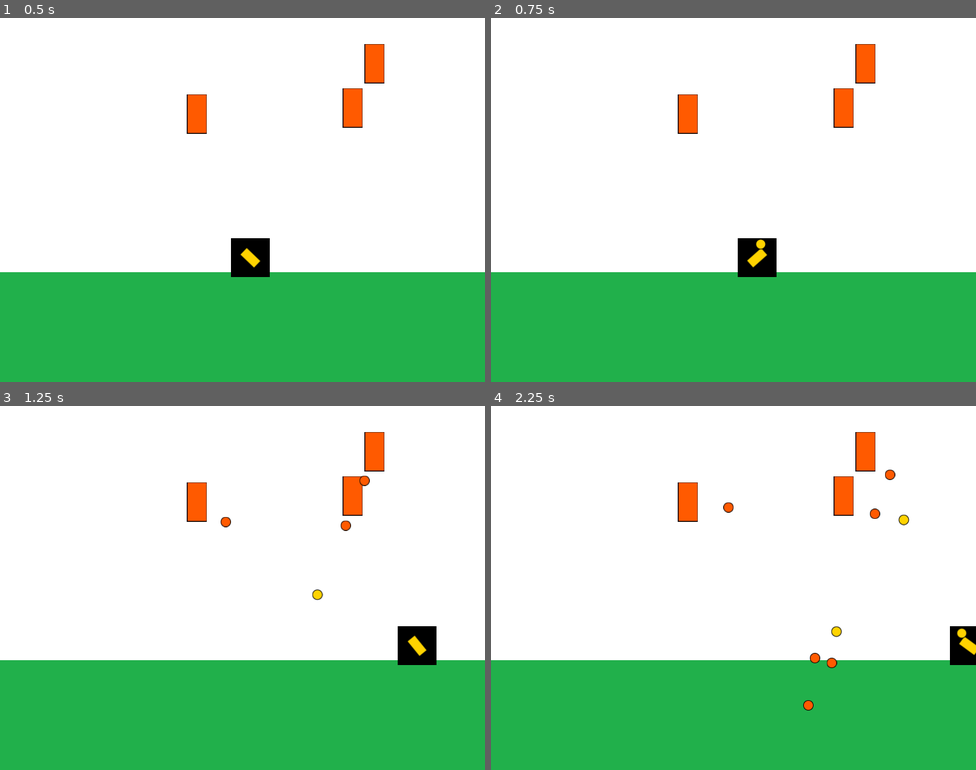
Above: before the commit, frames 1-4 (two rows, left to right).
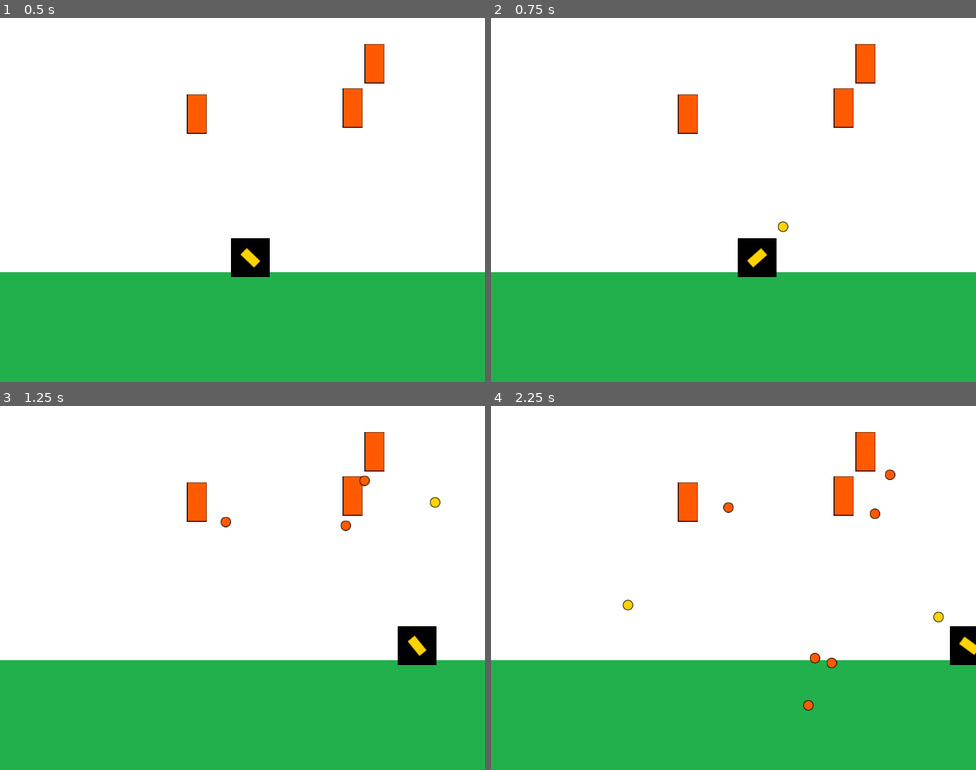
Above: after the commit, the same moments.

Repository: adriancardozo/entregas-ipv-cardozo-adrian
Game: Godot game, scene res://Main.tscn
Same seed, same stepped clock (60 frames per second), same inputs: the game is played once before the commit and once after it.
Inputs (mouse positions are in pixels of both pictures, inside the frame that each line leads up to):
- Up to frame 1 (0.5 s): no input
- Up to frame 2 (0.75 s): tap Enter at 0.5 s; move the mouse to (840, 181) at 0.52 s; hold D (move_right) from 0.53 s (still down); click (840, 181) at 0.6 s
- Up to frame 3 (1.25 s): keep holding D (move_right)
- Up to frame 4 (2.25 s): move the mouse to (636, 606) at 1.27 s; release D (move_right) at 1.28 s; hold A (move_left) 1.28-2.03 s; click (636, 606) at 1.35 s; move the mouse to (782, 507) at 2.02 s; hold D (move_right) from 2.03 s (still down); click (782, 507) at 2.1 s

Frame 1 is identical in both runs. In frame 2, 0.1% of the frame differs, in the area x 54-62%, y 55-64%; in frame 3, 0.1%; in frame 4, 0.3%, in the area x 27-99%, y 29-64%.

Commit message:
Se aceleraron los proyectiles de player

Diff:
--- a/entrega-2-cardozo-adrian/entities/player/Projectile.tscn
+++ b/entrega-2-cardozo-adrian/entities/player/Projectile.tscn
@@ -5,7 +5,7 @@
 
 [node name="Projectile" instance=ExtResource( 1 )]
 texture = ExtResource( 2 )
-speed = 200.0
+speed = 600.0
 
 [node name="Timer" parent="." index="0"]
 wait_time = 3.0
